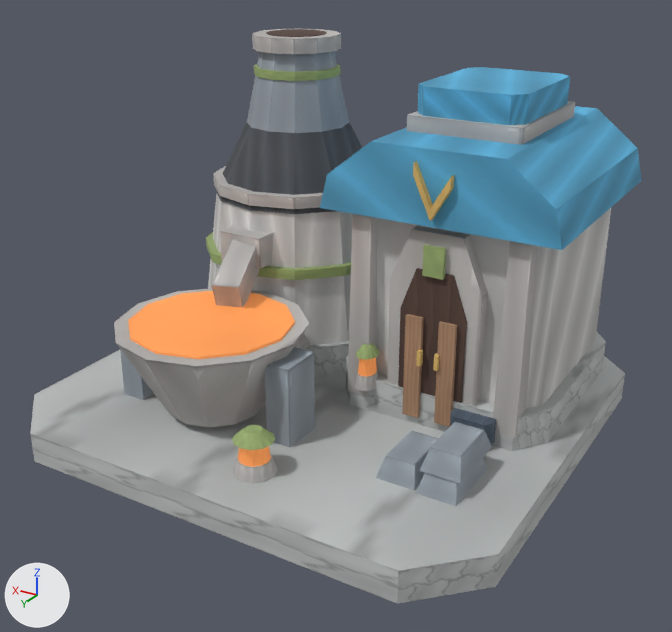
The glTF model Assets/GodSim/Art/Models/Buildings/Dwarf/Industry/bld_dwarf_foundry_future_v0.glb as it was, and as the next commit left it.
Camera for both pictures: a 50 mm camera at (-2.5, 4.16, 2.68) aimed at (-0.08, 0.14, 0.67). The lights are fixed; the arrows at lower left show +X, +Y and +Z. The first picture is the older version. Vertices at exactly the same position are counted once.

Objects in the first picture: 'LOD0'.
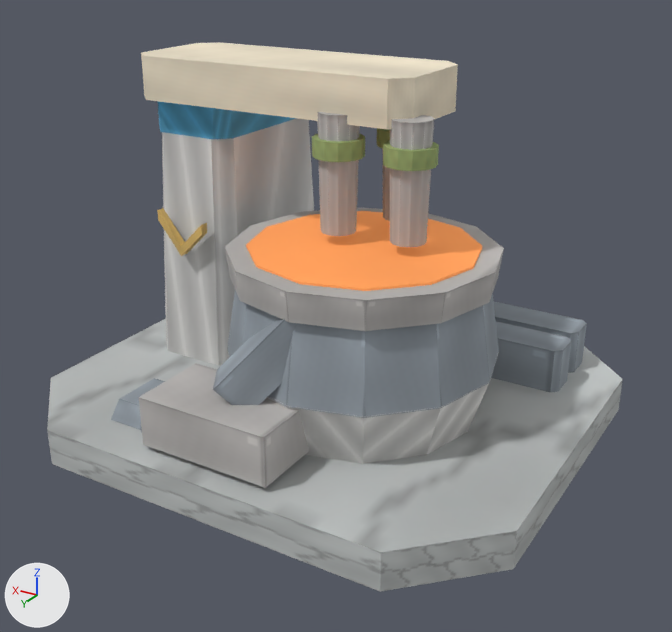
What the commit changed:
me_lod0 is used by ob_lod0; location (0.0, 0.0, 0.0).
me_lod0 had 744 vertices, 1272 faces and spanned x -1.41..1.41, y -1.32..1.32, z 0.0..2.07.
me_lod0 now has 396 vertices, 694 faces and spans x -1.43..1.43, y -1.29..1.29, z 0.0..1.99.
me_lod0 part 1: a new loose piece, a 12-sided cut cone along z (radius 0.73 at the low end, 0.66 at the high end) spanning x -1.0..0.47, y -0.56..0.91, z 0.52..0.96, in mat_godsim_buildings.
me_lod0 part 2: a new loose piece, a 12-sided cut cone along z (radius 0.63 at the low end, 0.73 at the high end) spanning x -1.0..0.47, y -0.56..0.91, z 0.2..0.53, in mat_godsim_buildings.
me_lod0 part 3: a new loose piece, a 12-sided cut cone along z (radius 0.7 at the low end, 0.72 at the high end) spanning x -0.99..0.45, y -0.55..0.89, z 0.95..1.11, in mat_godsim_buildings.
me_lod0 part 4: a new loose piece, a 12-sided cylinder along z spanning x -0.879..0.339, y -0.435..0.783, z 1.102..1.123, in mat_godsim_buildings.
me_lod0 part 5: a new loose piece, a 12-sided cylinder along z spanning x -0.643..-0.377, y 0.016..0.283, z 1.574..1.669, in mat_godsim_buildings.
me_lod0 part 6: a new loose piece, a 12-sided cut cone along z (radius 0.09 at the low end, 0.11 at the high end) spanning x -0.62..-0.4, y 0.04..0.26, z 1.18..1.8, in mat_godsim_buildings.
me_lod0 part 7: a new loose piece, a 12-sided cylinder along z spanning x -0.419..-0.152, y -0.329..-0.062, z 1.574..1.669, in mat_godsim_buildings.
me_lod0 part 8: a new loose piece, a 12-sided cut cone along z (radius 0.09 at the low end, 0.11 at the high end) spanning x -0.39..-0.18, y -0.3..-0.09, z 1.18..1.8, in mat_godsim_buildings.
me_lod0 part 9: a new loose piece, a box spanning x -0.32..0.43, y 0.74..1.18, z 0.24..0.51, in mat_godsim_buildings.
me_lod0 part 10: a new loose piece, a 12-sided cylinder along z spanning x -0.254..0.014, y 0.047..0.313, z 1.574..1.669, in mat_godsim_buildings.
me_lod0 part 11: a new loose piece, a 12-sided cut cone along z (radius 0.09 at the low end, 0.11 at the high end) spanning x -0.23..-0.01, y 0.07..0.29, z 1.18..1.8, in mat_godsim_buildings.
me_lod0 part 12: the loose piece of 12 vertices spanning x -0.77..-0.58, y 0.22..0.26, z 1.34..1.61 is scaled about its middle by (1.61, 1.23, 0.926), then moved by (1.57, 0.0, -0.47).
me_lod0 part 13: the loose piece of 16 vertices spanning x -1.41..1.41, y -1.32..1.32, z 0.0..0.17 is rebuilt with 16 vertices and now spans x -1.43..1.43, y -1.29..1.29, z 0.0..0.21.
me_lod0 part 14: 44 loose pieces with 612 vertices, spanning x -1.32..1.18, y -1.18..1.12, z 0.16..2.07, are deleted.
me_lod0 part 15: 104 vertices removed from x -1.28..1.21, y -1.14..1.13, z 0.16..1.55; 120 vertices added at x -1.16..1.19, y -0.98..1.06, z 0.2..1.99.

Location of each change, (x1, y1, x2, y2) in pixels of the pictures (672 x 632 px; the box of a moved part takes in the faces that stretch with it):
'LOD0', reshaped
    before: (30, 28, 642, 604)
    after: (47, 42, 623, 592)
part 1 of me_lod0, added
    after: (227, 290, 499, 418)
part 2 of me_lod0, added
    after: (227, 349, 498, 464)
part 3 of me_lod0, added
    after: (225, 207, 504, 331)
part 4 of me_lod0, added (orange)
    after: (246, 211, 482, 291)
part 5 of me_lod0, added (green)
    after: (383, 141, 439, 171)
part 6 of me_lod0, added
    after: (390, 115, 434, 247)
part 7 of me_lod0, added (mostly hidden)
    after: (377, 128, 390, 149)
part 8 of me_lod0, added
    after: (383, 129, 390, 221)
part 9 of me_lod0, added
    after: (139, 363, 309, 488)
part 10 of me_lod0, added (green)
    after: (312, 134, 365, 162)
part 11 of me_lod0, added
    after: (317, 112, 360, 236)
part 12 of me_lod0, moved or reshaped
    before: (413, 161, 454, 221)
    after: (157, 208, 207, 256)
part 13 of me_lod0, rebuilt
    before: (30, 350, 625, 604)
    after: (47, 319, 623, 592)
part 14 of me_lod0, deleted
    before: (120, 28, 642, 506)
part 15 of me_lod0, moved or reshaped
    before: (114, 122, 611, 451)
    after: (111, 42, 587, 433)
